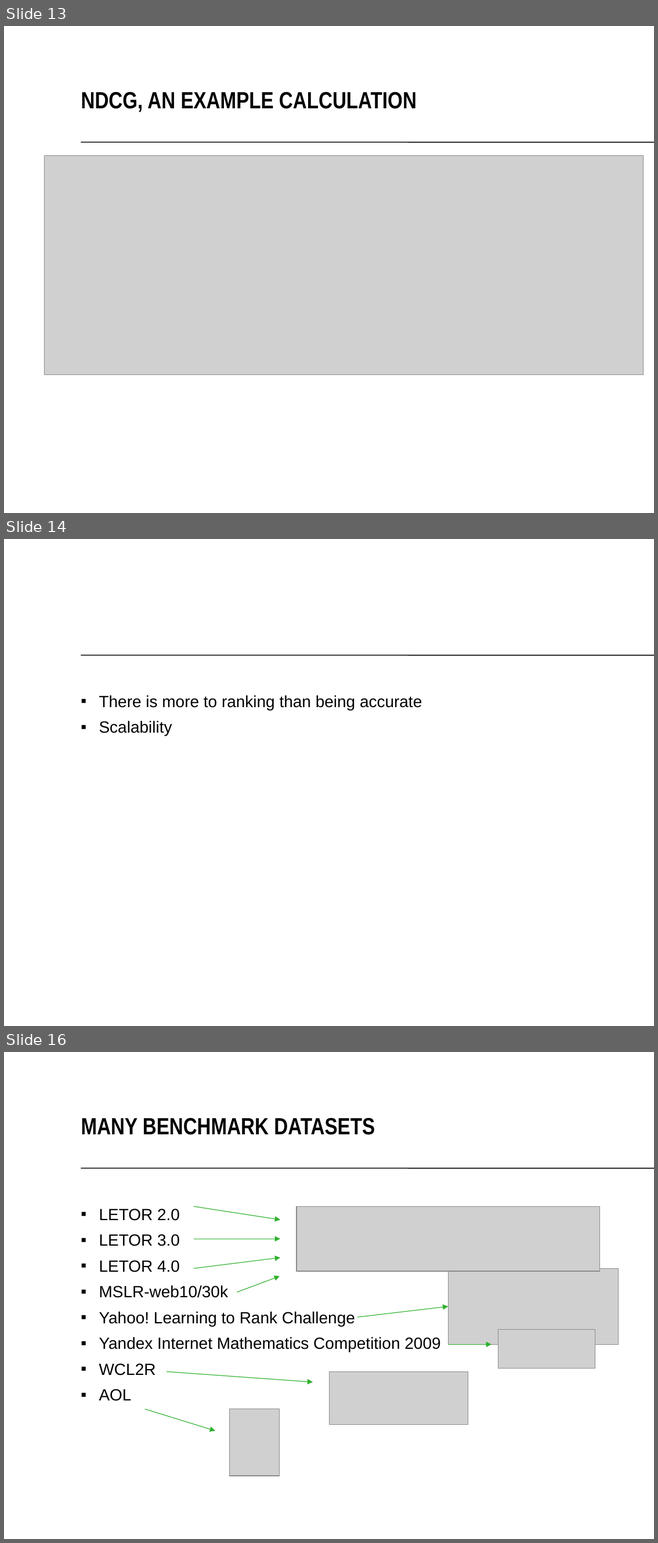
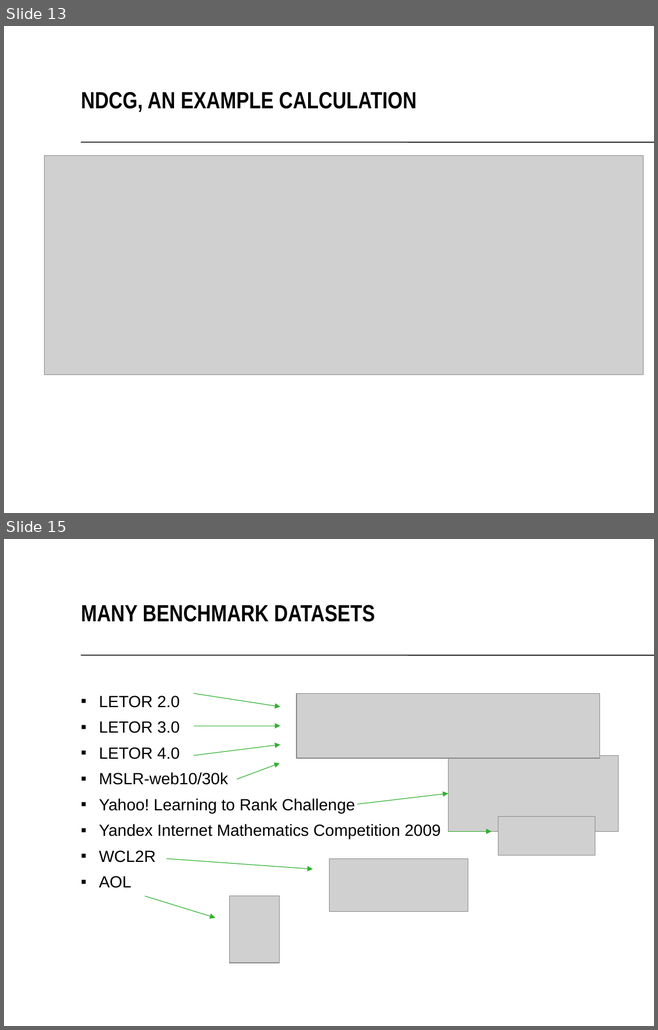
Before and after one commit to TaXxER/Afstuderen, a slide deck: presentation/Scaling Learning to Rank to Big data.pptx. Shown one above the other, each under a label of ours: slides 13, 14 and 16 before the commit, slides 13 and 15 after it; the slides between them are not shown. The pictures are 658x1543 and 658x1030 pixels, drawn with LibreOffice and Linux fonts; fonts in the diff are those of the drawing; grey boxes stand for pictures; background and template pictures are left out. Boxes give left, top, right and bottom in pixels: in the first picture for what was removed or moved away, otherwise in the second. Text is boxed around its words. In the diff, an @@ line names an element or a change of style, - is before the commit and + after.

```diff
--- a/presentation/Scaling Learning to Rank to Big data.pptx
+++ b/presentation/Scaling Learning to Rank to Big data.pptx
@@ slide 14 removed at box(4, 539, 654, 1026), background #FFFFFF; not listed: 1 template element that a slide beside it also shows @@
@@ text removed at box(99, 695, 422, 736) @@
-▪ There is more to ranking than being accurate
-▪ Scalability
@@ what was slide 16 is now slide 15 @@
```
Also in this commit, not shown: 1 slide added, 2 other slides removed, 3 other files.
